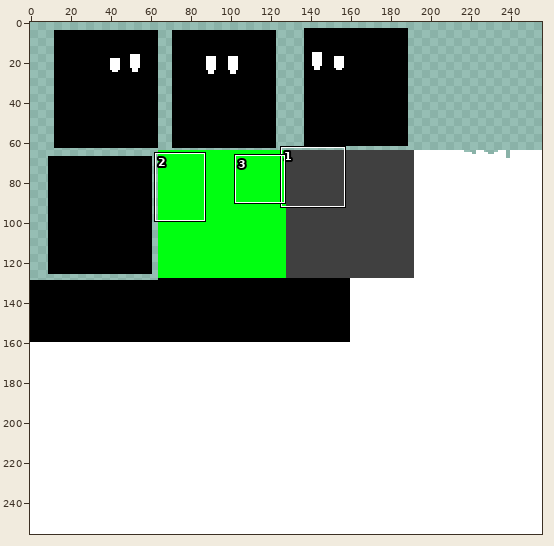
Sprite sheet, stored at target/classes/SpritesSheets.png. Above, an overview of the earlier version with the close-up marked.
Close-up. Old version:
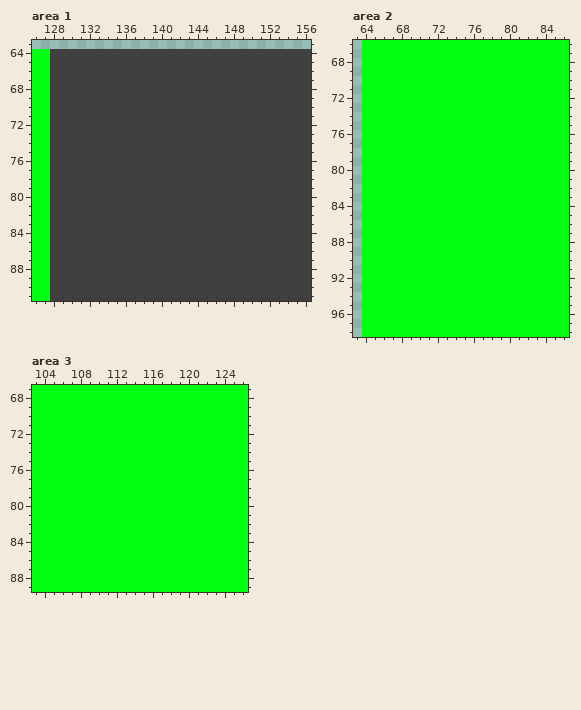
The file is 256x256 pixels. Pixels under 10% opacity are left out. Colours within 5 levels of each other are drawn and written as one. Shown: area 1: x 126..156, y 63..91; area 2: x 63..86, y 66..98; area 3: x 103..126, y 67..89. The commit also changed other parts of the picture, which this record leaves out.
The same view after the edit:
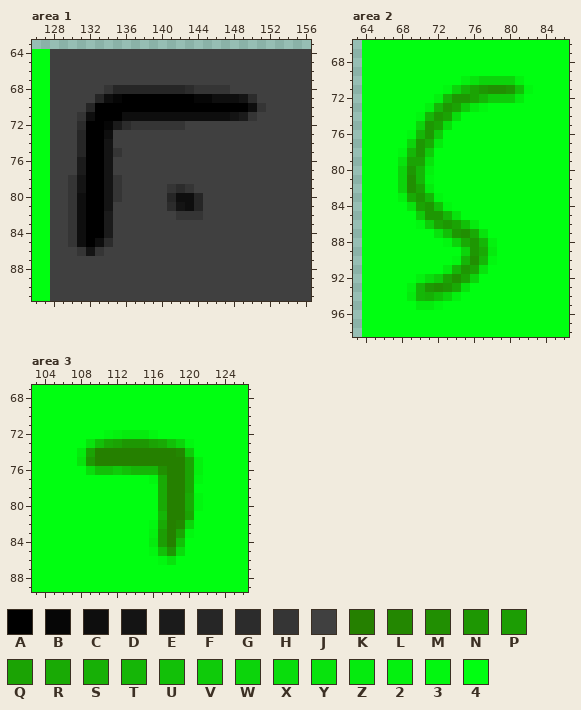
Palette (. is transparent): A #000000  B #060606  C #0e0e0e  D #141414  E #1b1b1b  F #262626  G #2c2c2c  H #353535  J #404040  K #258000  L #238701  M #218f02  N #1e9703  P #1c9d04  Q #1ba304  R #19aa05  S #17b006  T #15b607  U #12c008  V #0fcb0a  W #0cd40b  X #09dd0c  Y #08e30d  Z #05eb0e  2 #04f10f  3 #02f710  4 #00ff11
The edit:
--- area 1
@@ x 126..156 @@
 67 44JJJJJJJJJJJJJJJJJJJJJJJJJJJJJ
-68 44JJJJJJJJJJJJJJJJJJJJJJJJJJJJJ
-69 44JJJJJJJJJJJJJJJJJJJJJJJJJJJJJ
-70 44JJJJJJJJJJJJJJJJJJJJJJJJJJJJJ
-71 44JJJJJJJJJJJJJJJJJJJJJJJJJJJJJ
-72 44JJJJJJJJJJJJJJJJJJJJJJJJJJJJJ
-73 44JJJJJJJJJJJJJJJJJJJJJJJJJJJJJ
-74 44JJJJJJJJJJJJJJJJJJJJJJJJJJJJJ
-75 44JJJJJJJJJJJJJJJJJJJJJJJJJJJJJ
-76 44JJJJJJJJJJJJJJJJJJJJJJJJJJJJJ
-77 44JJJJJJJJJJJJJJJJJJJJJJJJJJJJJ
-78 44JJJJJJJJJJJJJJJJJJJJJJJJJJJJJ
-79 44JJJJJJJJJJJJJJJJJJJJJJJJJJJJJ
-80 44JJJJJJJJJJJJJJJJJJJJJJJJJJJJJ
-81 44JJJJJJJJJJJJJJJJJJJJJJJJJJJJJ
-82 44JJJJJJJJJJJJJJJJJJJJJJJJJJJJJ
-83 44JJJJJJJJJJJJJJJJJJJJJJJJJJJJJ
-84 44JJJJJJJJJJJJJJJJJJJJJJJJJJJJJ
-85 44JJJJJJJJJJJJJJJJJJJJJJJJJJJJJ
-86 44JJJJJJJJJJJJJJJJJJJJJJJJJJJJJ
+68 44JJJJJJHFFFFFFFFGHHHHJJJJJJJJJ
+69 44JJJJJFCBAAAAAAAABBCCCDGJJJJJJ
+70 44JJJJFAAAAAAAAAAAAAAAAACHJJJJJ
+71 44JJJHCAAACCCCCCCCCCCCDEHJJJJJJ
+72 44JJJGAABEGHHHHHHJJJJJJJJJJJJJJ
+73 44JJJFAACJJJJJJJJJJJJJJJJJJJJJJ
+74 44JJJFAADJJJJJJJJJJJJJJJJJJJJJJ
+75 44JJJFAADHJJJJJJJJJJJJJJJJJJJJJ
+76 44JJJEAADJJJJJJJJJJJJJJJJJJJJJJ
+77 44JJJEAADJJJJJJJJJJJJJJJJJJJJJJ
+78 44JJHDAADHJJJJJJJJJJJJJJJJJJJJJ
+79 44JJHDAADHJJJJJHGHJJJJJJJJJJJJJ
+80 44JJHCAADHJJJJJFCCFJJJJJJJJJJJJ
+81 44JJHCAADJJJJJJGDCFJJJJJJJJJJJJ
+82 44JJHCAAEJJJJJJJHHHJJJJJJJJJJJJ
+83 44JJHCAAEJJJJJJJJJJJJJJJJJJJJJJ
+84 44JJHCAAEJJJJJJJJJJJJJJJJJJJJJJ
+85 44JJHCACGJJJJJJJJJJJJJJJJJJJJJJ
+86 44JJJHDHJJJJJJJJJJJJJJJJJJJJJJJ
 87 44JJJJJJJJJJJJJJJJJJJJJJJJJJJJJ
--- area 2
@@ x 63..86 @@
 69 .44444444444444444444444
-70 .44444444444444444444444
-71 .44444444444444444444444
-72 .44444444444444444444444
-73 .44444444444444444444444
-74 .44444444444444444444444
-75 .44444444444444444444444
-76 .44444444444444444444444
-77 .44444444444444444444444
-78 .44444444444444444444444
-79 .44444444444444444444444
-80 .44444444444444444444444
-81 .44444444444444444444444
-82 .44444444444444444444444
-83 .44444444444444444444444
-84 .44444444444444444444444
-85 .44444444444444444444444
-86 .44444444444444444444444
-87 .44444444444444444444444
-88 .44444444444444444444444
-89 .44444444444444444444444
-90 .44444444444444444444444
-91 .44444444444444444444444
-92 .44444444444444444444444
-93 .44444444444444444444444
-94 .44444444444444444444444
-95 .44444444444444444444444
+70 .444444444442YWWWW244444
+71 .4444444443WTQNMMNU34444
+72 .444444442TNNQTVVVZ44444
+73 .44444442TNQVZ3444444444
+74 .4444443TNQX444444444444
+75 .444444WNQX4444444444444
+76 .444443TNV44444444444444
+77 .44444WNRZ44444444444444
+78 .44443TNV444444444444444
+79 .4444YQQY444444444444444
+80 .4444WNT2444444444444444
+81 .4444WMT3444444444444444
+82 .4444WMQZ444444444444444
+83 .44442RNT344444444444444
+84 .44444YQNU34444444444444
+85 .444444VNNTY444444444444
+86 .4444443VQNQUZ4444444444
+87 .44444444YUNMRY444444444
+88 .4444444443WRNT244444444
+89 .44444444444WNRZ44444444
+90 .44444444443TMT344444444
+91 .444444444ZTNQY444444444
+92 .4444442XVQMQW4444444444
+93 .444442TNMNRY44444444444
+94 .44444ZTSUW2444444444444
+95 .444444ZZ344444444444444
 96 .44444444444444444444444
--- area 3
@@ x 103..126 @@
 71 444444444444444444444444
-72 444444444444444444444444
-73 444444444444444444444444
-74 444444444444444444444444
-75 444444444444444444444444
-76 444444444444444444444444
-77 444444444444444444444444
-78 444444444444444444444444
-79 444444444444444444444444
-80 444444444444444444444444
-81 444444444444444444444444
-82 444444444444444444444444
-83 444444444444444444444444
-84 444444444444444444444444
-85 444444444444444444444444
-86 444444444444444444444444
+72 4444444432ZZZ34444444444
+73 444444YURQNNNQRUW3444444
+74 44444ZQKKKKKKKKKLV444444
+75 44444YNKKKKKKKKKKQ244444
+76 444444XUUVUTTTMKKQ244444
+77 44444444444443RKKQ344444
+78 44444444444444RKKQ444444
+79 44444444444444RKKR344444
+80 44444444444444RKKR344444
+81 44444444444444TKKQ444444
+82 44444444444443RKLW444444
+83 44444444444442PKQ3444444
+84 4444444444444ZPKU4444444
+85 44444444444443UNX4444444
+86 444444444444443Y44444444
 87 444444444444444444444444
